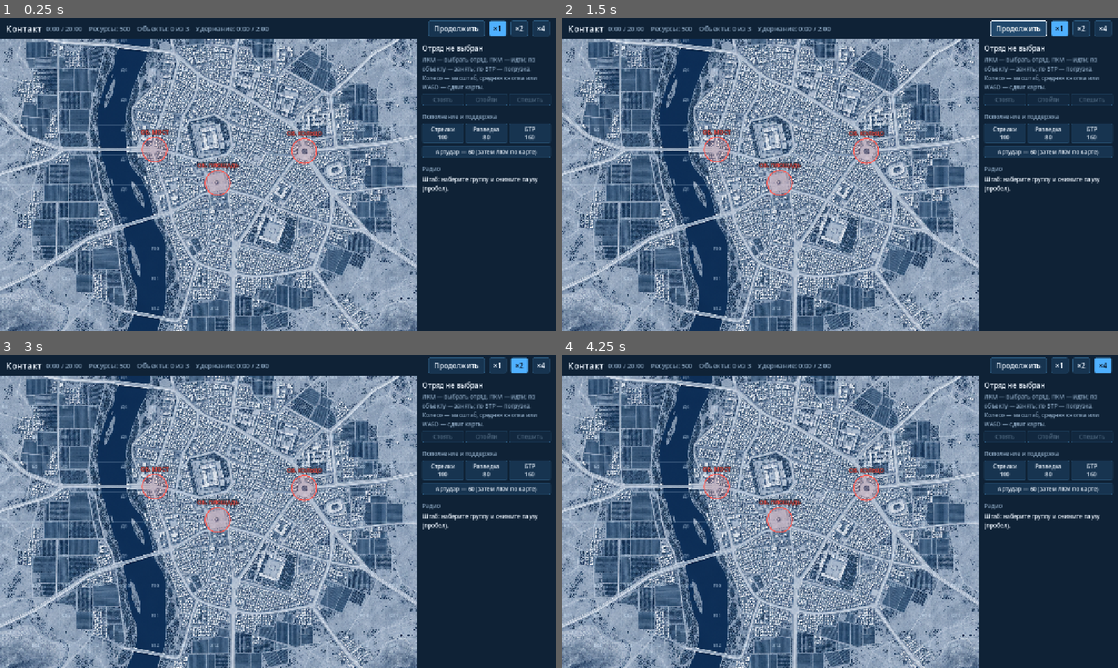
Above: before the commit, frames 1-4 (two rows, left to right).
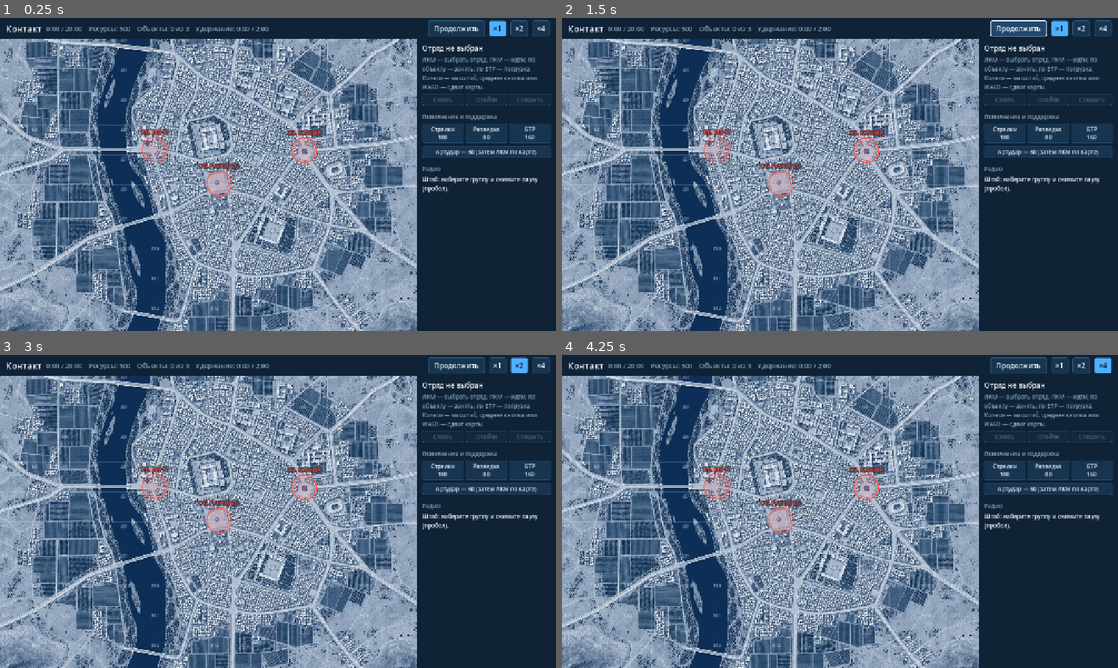
Above: after the commit, the same moments.

Repository: selmoud/ZombieGame
Game: Godot game, scene res://scenes/battle.tscn
The game is run twice, just before and just after one commit, with the same random seed, the same clock (stepped at 60 frames per second) and the same inputs.
Inputs:
- Up to frame 1 (0.25 s): no input
- Up to frame 2 (1.5 s): click "Продолжить" at 0.5 s; click "Пауза" at 1.25 s
- Up to frame 3 (3 s): click "×1" at 2 s; click "×2" at 2.75 s
- Up to frame 4 (4.25 s): click "×4" at 3.5 s

The runs differ from the first frame. In frame 1, 0.4% of the frame differs, in the area x 35-58%, y 35-58%; in frame 2, 0.4%; in frame 3, 0.4%; in frame 4, 0.4%.

Commit message:
Let the owner's red picture decide where vehicles drive
The owner painted everything vehicles may drive on red on a copy of
the map. The mask builder turns it into a per-cell layer; with a layer
present it alone decides where vehicles can go, and terrain only how
fast. City streets from the layer replace the hand-traced roads as the
limit on vehicle movement; traced roads remain as the fast routes.

Co-Authored-By: Claude Opus 5.5 <noreply@anthropic.com>

Diff:
--- a/scripts/sim/battle.gd
+++ b/scripts/sim/battle.gd
@@ -471,7 +471,7 @@
 
 
 func _step(unit: BattleUnit) -> void:
-	var terrain_speed := Terrain.speed(map.terrain_at(unit.position), unit.mover())
+	var terrain_speed := map.speed_at(unit.position, unit.mover())
 	var remaining := UnitKind.SPEED[unit.kind] * map.unit * maxf(terrain_speed, 0.3) * STEP
 	while remaining > 0.0 and unit.is_moving():
 		var to := unit.path[unit.path_index]
--- a/scripts/sim/battle_map.gd
+++ b/scripts/sim/battle_map.gd
@@ -6,6 +6,8 @@
 ## One map square of the coordinate grid is this many cells wide and high.
 const SQUARE_CELLS := 6
 const SQUARE_LETTERS := "АБВГДЕЖЗИКЛМНОПР"
+## Speed multiplier of a vehicle on open ground it is allowed to drive on.
+const OFF_ROAD_SPEED := 1.0
 
 
 class Objective:
@@ -29,6 +31,9 @@
 var enemy_base: Vector2i
 
 var _cells := PackedByteArray()
+## Where vehicles may drive, one byte per cell; empty when the map has no such
+## layer and vehicles simply follow the terrain table.
+var _drivable := PackedByteArray()
 var _grids: Dictionary[Terrain.Mover, AStarGrid2D] = {}
 
 
@@ -107,7 +112,50 @@
 
 
 func is_passable(cell: Vector2i, mover: Terrain.Mover) -> bool:
-	return contains(cell) and Terrain.is_passable(get_terrain(cell), mover)
+	return contains(cell) and speed_in(cell, mover) > 0.0
+
+
+## Speed multiplier of the mover in the cell; 0 when it cannot enter.
+func speed_in(cell: Vector2i, mover: Terrain.Mover) -> float:
+	var type := get_terrain(cell)
+	if mover != Terrain.Mover.VEHICLE or _drivable.is_empty():
+		return Terrain.speed(type, mover)
+	# With a vehicle layer the layer decides where vehicles go, and the terrain
+	# only how fast: full speed on a road, slower off it.
+	if not contains(cell) or _drivable[cell.y * size.x + cell.x] == 0:
+		return 0.0
+	match type:
+		Terrain.Type.ROAD, Terrain.Type.BRIDGE:
+			return Terrain.speed(type, mover)
+		Terrain.Type.WATER, Terrain.Type.BUILDING:
+			return 0.0
+		Terrain.Type.FOREST, Terrain.Type.HILL:
+			return OFF_ROAD_SPEED * 0.5
+	return OFF_ROAD_SPEED
+
+
+func speed_at(position: Vector2, mover: Terrain.Mover) -> float:
+	return speed_in(Vector2i(position.floor()), mover)
+
+
+func is_drivable(cell: Vector2i) -> bool:
+	return is_passable(cell, Terrain.Mover.VEHICLE)
+
+
+## Sets where vehicles may drive from a picture with one pixel per cell:
+## light pixels are open to vehicles, dark ones are not.
+func set_drivable(layer: Image) -> void:
+	var image := layer.duplicate() as Image
+	if image.is_compressed():
+		image.decompress()
+	image.convert(Image.FORMAT_L8)
+	if image.get_size() != size:
+		image.resize(size.x, size.y, Image.INTERPOLATE_NEAREST)
+	var data := image.get_data()
+	_drivable.resize(size.x * size.y)
+	for i in _drivable.size():
+		_drivable[i] = 1 if data[i] > 127 else 0
+	_grids.clear()
 
 
 static func cell_centre(cell: Vector2i) -> Vector2:
@@ -166,7 +214,7 @@
 	for y in size.y:
 		for x in size.x:
 			var cell := Vector2i(x, y)
-			var speed := Terrain.speed(get_terrain(cell), mover)
+			var speed := speed_in(cell, mover)
 			if speed <= 0.0:
 				grid.set_point_solid(cell, true)
 			else:
@@ -241,5 +289,9 @@
 func _paint_road_cell(cell: Vector2i) -> void:
 	if not contains(cell):
 		return
+	# On a map with a vehicle layer a road is laid only where vehicles may drive,
+	# so a line traced a little off never runs over a house.
+	if not _drivable.is_empty() and _drivable[cell.y * size.x + cell.x] == 0:
+		return
 	var water := get_terrain(cell) == Terrain.Type.WATER or get_terrain(cell) == Terrain.Type.BRIDGE
 	set_terrain(cell, Terrain.Type.BRIDGE if water else Terrain.Type.ROAD)
--- a/scripts/sim/map_library.gd
+++ b/scripts/sim/map_library.gd
@@ -4,6 +4,8 @@
 
 const CITY_PICTURE := "res://assets/maps/city.png"
 const CITY_TERRAIN := "res://assets/maps/city_terrain.png"
+## Where vehicles may drive: built from the picture the owner painted red.
+const CITY_DRIVE := "res://assets/maps/city_drive.png"
 ## Road and landmark positions below are in pixels of a picture this wide.
 const CITY_PICTURE_WIDTH := 1254.0
 ## The rules measure distances in units; the map is this many units across.
@@ -15,8 +17,9 @@
 const SQUARE := 1
 const ROUNDABOUT := 2
 
-## Main roads of the city, traced over the painted map. Vehicles move only along
-## these; a road that crosses the river is a bridge. Infantry is not tied to them.
+## Main roads of the city, traced over the painted map. Vehicles are fastest on
+## them, and a road that crosses the river is a bridge. Where vehicles may drive at
+## all is decided by the vehicle layer, not by this list.
 const CITY_ROADS: Array[Array] = [
 	# North bridge road, west edge to the northern junction.
 	[Vector2(0, 120), Vector2(60, 155), Vector2(150, 185), Vector2(250, 198), Vector2(345, 203),
@@ -78,6 +81,8 @@
 	var map := BattleMap.from_mask(texture.get_image())
 	map.background = CITY_PICTURE
 	map.unit = map.size.x / CITY_UNITS_ACROSS
+	var drive: Texture2D = load(CITY_DRIVE)
+	map.set_drivable(drive.get_image())
 	var cell := map.size.x / CITY_PICTURE_WIDTH
 	var half_width := maxi(roundi(CITY_ROAD_HALF_WIDTH * cell), 1)
 	for road: Array in CITY_ROADS:
@@ -85,11 +90,16 @@
 		points.assign(road)
 		map.paint_road(_to_cells(map, points), 0, half_width)
 
-	map.add_objective("Мост", _to_cell(map, Vector2(465, 520)))
-	map.add_objective("Площадь", _to_cell(map, Vector2(655, 620)))
-	map.add_objective("Кольцо", _to_cell(map, Vector2(914, 525)))
-	map.player_base = _to_cell(map, Vector2(120, 490))
-	map.enemy_base = _to_cell(map, Vector2(1200, 488))
+	# A landmark's exact centre may be a fountain or a traffic island; the objective
+	# is the nearest spot a vehicle can stand on.
+	var landmarks: Dictionary[String, Vector2] = {
+		"Мост": Vector2(465, 520), "Площадь": Vector2(655, 620), "Кольцо": Vector2(914, 525),
+	}
+	for title: String in landmarks:
+		var spot := map.nearest_passable(_to_cell(map, landmarks[title]), Terrain.Mover.VEHICLE, 30)
+		map.add_objective(title, spot)
+	map.player_base = map.nearest_passable(_to_cell(map, Vector2(120, 490)), Terrain.Mover.VEHICLE, 30)
+	map.enemy_base = map.nearest_passable(_to_cell(map, Vector2(1200, 488)), Terrain.Mover.VEHICLE, 30)
 	if not fresh:
 		_city = map
 	return map
--- a/tests/test_battle.gd
+++ b/tests/test_battle.gd
@@ -469,8 +469,11 @@
 		if type == Terrain.Type.TOWN:
 			through_yards += 1
 	for point in by_road:
-		var type := map.terrain_at(point)
-		check(type == Terrain.Type.ROAD or type == Terrain.Type.BRIDGE, "vehicles stay on the road")
+		var cell := Vector2i(point.floor())
+		check(map.is_drivable(cell), "vehicles stay where the owner painted the map red")
+		var type := map.get_terrain(cell)
+		check(type != Terrain.Type.BUILDING and type != Terrain.Type.TOWN and type != Terrain.Type.WATER,
+				"vehicles never enter houses, yards or water")
 	# Houses must be real obstacles, not a rare speck: a fair share of the city is roof.
 	var houses := 0
 	var yards := 0
@@ -482,6 +485,32 @@
 				Terrain.Type.TOWN:
 					yards += 1
 	check(houses * 6 > yards, "houses %d, yards %d" % [houses, yards])
+
+
+func test_vehicle_layer_decides_where_vehicles_drive() -> void:
+	var map := _field()
+	map.paint_rect(Rect2i(0, 0, 40, 3), Terrain.Type.FOREST)
+	check(not map.is_drivable(Vector2i(5, 5)), "without a layer vehicles keep to roads")
+	var layer := Image.create(40, 20, false, Image.FORMAT_L8)
+	layer.fill_rect(Rect2i(0, 0, 20, 20), Color.WHITE)
+	map.set_drivable(layer)
+	check(map.is_drivable(Vector2i(5, 5)), "open ground painted for vehicles")
+	check(not map.is_drivable(Vector2i(30, 5)), "open ground not painted")
+	check(map.speed_in(Vector2i(5, 1), Terrain.Mover.VEHICLE) < map.speed_in(Vector2i(5, 5), Terrain.Mover.VEHICLE),
+			"orchards slow a vehicle down")
+	map.paint_road([Vector2i(0, 10), Vector2i(39, 10)])
+	check_eq(map.get_terrain(Vector2i(10, 10)), Terrain.Type.ROAD)
+	check_eq(map.get_terrain(Vector2i(30, 10)), Terrain.Type.FIELD, "a road is not laid where vehicles may not go")
+	check(map.speed_in(Vector2i(10, 10), Terrain.Mover.VEHICLE) > map.speed_in(Vector2i(5, 5), Terrain.Mover.VEHICLE),
+			"a road is faster than open ground")
+	check(map.is_passable(Vector2i(30, 5), Terrain.Mover.INFANTRY), "the layer does not concern infantry")
+
+	var city := MapLibrary.create_city()
+	var cell := city.size.x / MapLibrary.CITY_PICTURE_WIDTH
+	check(city.is_drivable(Vector2i((Vector2(640, 600) * cell).floor())), "the central square is open to vehicles")
+	check(city.is_drivable(Vector2i((Vector2(900, 1150) * cell).floor())), "so is the open desert")
+	check(not city.is_drivable(Vector2i((Vector2(600, 480) * cell).floor())), "the citadel is not")
+	check(not city.is_drivable(Vector2i((Vector2(400, 300) * cell).floor())), "nor the river")
 
 
 func test_enemy_force_differs_between_missions() -> void:
Binary file added: assets/maps/city_drive.png
Not shown, added: assets/maps/city_drive.png.import
Binary file changed: assets/maps/city_terrain.png
Not shown, added: assets/maps/source/.gdignore
Binary file added: assets/maps/source/city_vehicles.png
Binary file changed: docs/screenshots/routes.png
Not shown, changed: CLAUDE.md
Not shown, changed: docs/design.md
Not shown, changed: tools/make_terrain_mask.py
